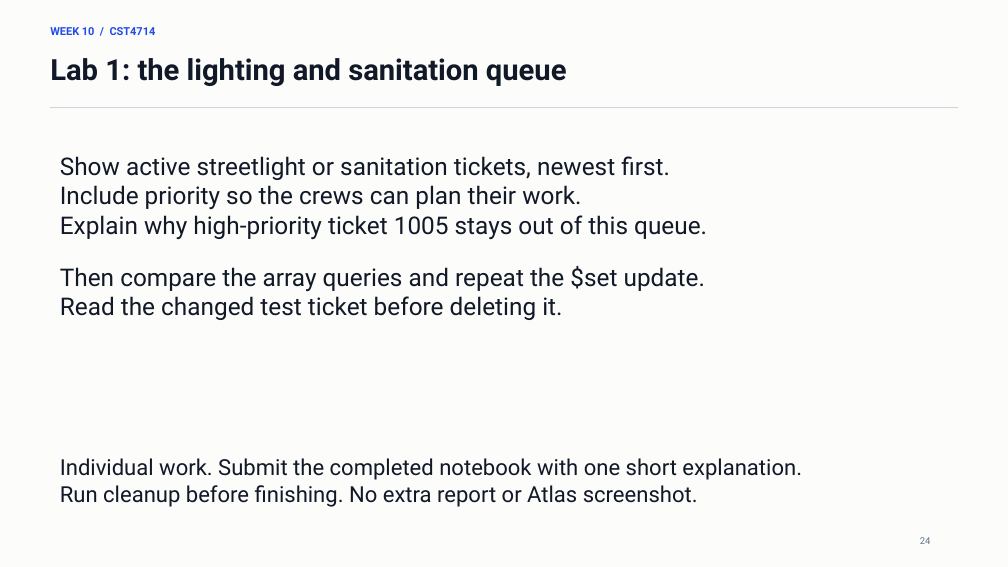
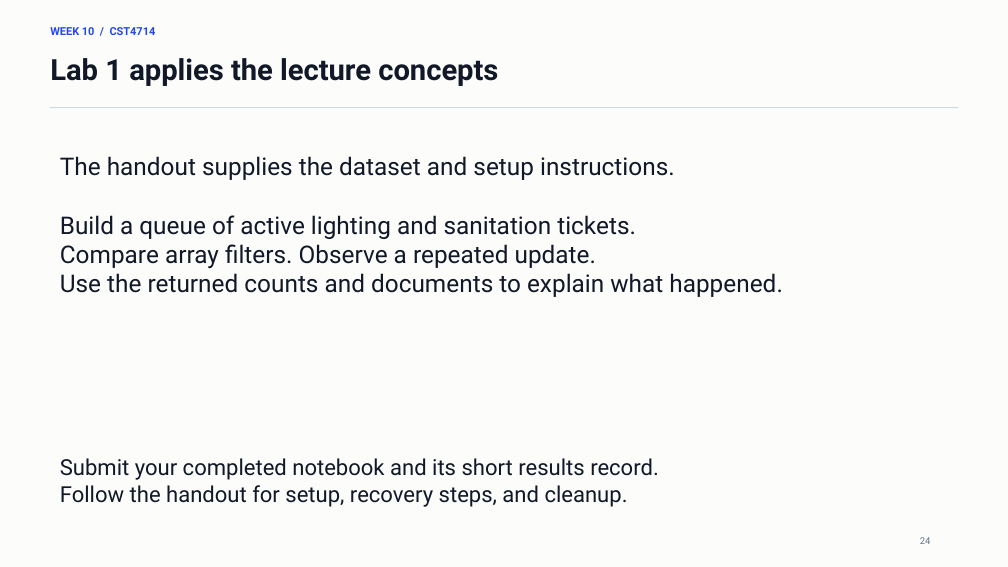
Before and after one commit to lolusername/CST4714_DB_admin, a slide deck: slide 24 of week_10/week_10_mql_document_modeling.pptx. Drawn at 1008x567 pixels with LibreOffice and Linux fonts; fonts in the diff are those of the drawing. Boxes give left, top, right and bottom in pixels: in the first picture for what was removed or moved away, otherwise in the second. Text is boxed around its words. In the diff, an @@ line names an element or a change of style, - is before the commit and + after.

Commit message:
Teach Week 10 concepts with self-contained lecture examples

```diff
--- a/week_10/week_10_mql_document_modeling.pptx
+++ b/week_10/week_10_mql_document_modeling.pptx
@@ text at (50, 58, 498, 86): text changed @@
-Lab 1: the lighting and sanitation queue
+Lab 1 applies the lecture concepts
@@ text at (60, 156, 783, 297): text changed @@
-Show active streetlight or sanitation tickets, newest first.
-Include priority so the crews can plan their work.
-Explain why high-priority ticket 1005 stays out of this queue.
-Then compare the array queries and repeat the $set update.
-Read the changed test ticket before deleting it.
+The handout supplies the dataset and setup instructions.
+Build a queue of active lighting and sanitation tickets.
+Compare array filters. Observe a repeated update.
+Use the returned counts and documents to explain what happened.
@@ text at (60, 458, 659, 507): text changed @@
-Individual work. Submit the completed notebook with one short explanation.
-Run cleanup before finishing. No extra report or Atlas screenshot.
+Submit your completed notebook and its short results record.
+Follow the handout for setup, recovery steps, and cleanup.
```
Also in this commit, not shown: 27 other slides changed, 4 other files.
